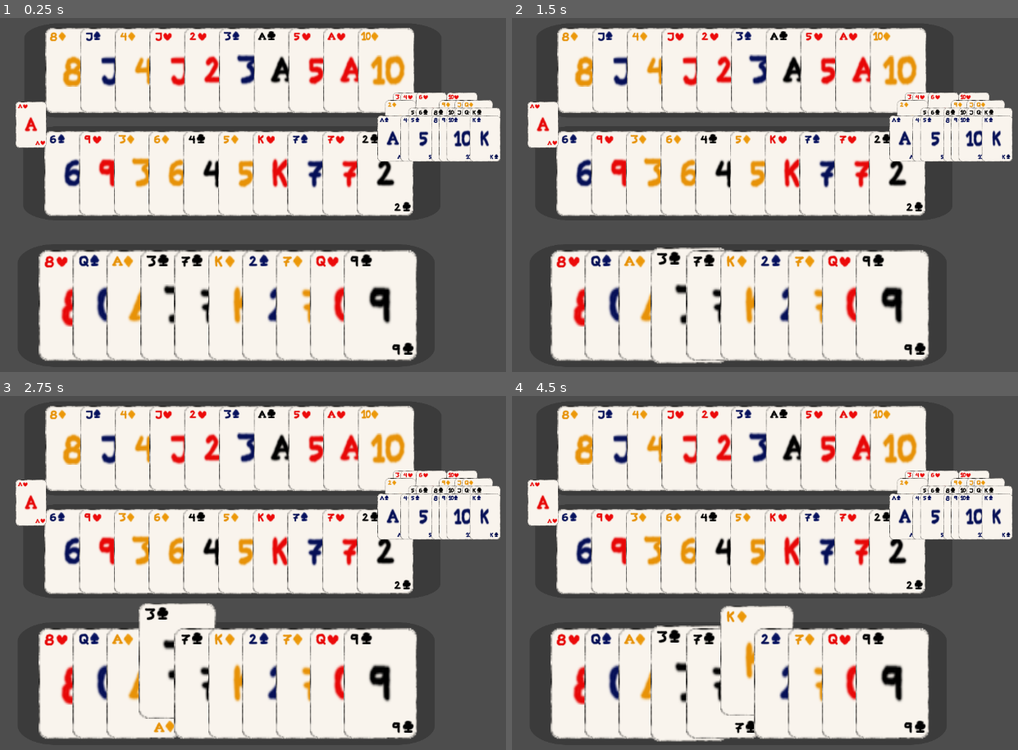
Above: before the commit, frames 1-4 (two rows, left to right).
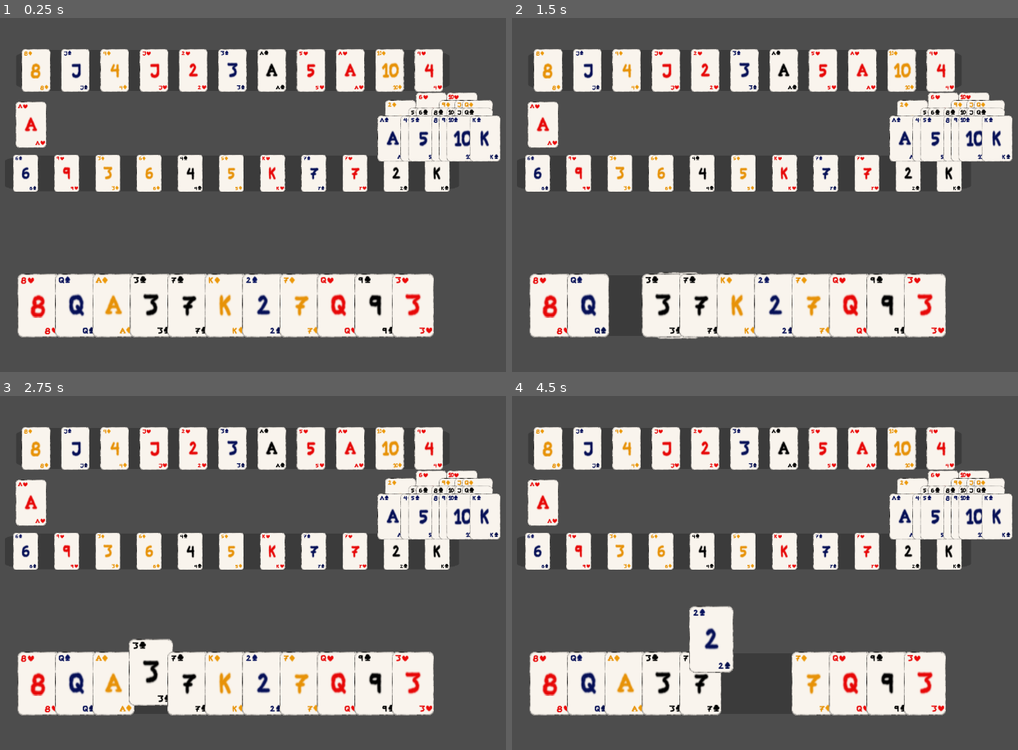
Above: after the commit, the same moments.

Repository: T33py/CardGame
Game: Godot game, scene res://TestScene.tscn
Two runs of this game, one before a commit and one after it. Both use one fixed random seed, a clock stepped at 60 frames per second and the inputs below.
Inputs (mouse positions are in pixels of both pictures, inside the frame that each line leads up to):
- Up to frame 1 (0.25 s): no input
- Up to frame 2 (1.5 s): tap Enter at 0.5 s; drag from (587, 304) to (754, 304) at 0.52 s; drag from (623, 304) to (790, 304) at 1.27 s
- Up to frame 3 (2.75 s): move the mouse to (141, 682) at 2.02 s; click (141, 682) at 2.17 s
- Up to frame 4 (4.5 s): tap Space at 2.75 s; drag from (689, 661) to (856, 682) at 2.77 s; drag from (724, 661) to (891, 682) at 3.52 s; drag from (754, 682) to (618, 551) at 4.27 s

The runs differ from the first frame. In frame 1, 46% of the frame differs, in the area x 2-99%, y 2-97%; in frame 2, 47%; in frame 3, 47%; in frame 4, 48%, in the area x 2-99%, y 2-98%.

Commit message:
Allows dragging cards around

Diff:
--- a/Cards/Card.gd
+++ b/Cards/Card.gd
@@ -40,6 +40,12 @@
 var focus_scale = 1.05
 var scale_before_focused = 1
 
+var may_be_dragged = false
+var user_attempts_to_drag = false
+var end_of_drag_return_position
+var not_click_delay = 0.1
+var not_click_timer = 0
+
 @export var my_suit : Suits = Suits.Hearts
 @export var my_value: Values = Values.Ace
 
@@ -58,6 +64,7 @@
 # Called when the node enters the scene tree for the first time.
 func _ready():
 	print("new card")
+	end_of_drag_return_position = position
 	content = find_child("Content", false)
 	top_left_corner = content.find_child("TopLeftCorner", false)
 	bottom_right_corner = content.find_child("BottomRightCorner", false)
@@ -77,6 +84,11 @@
 func _process(delta):
 	if suit_or_value_changed:
 		redraw()
+
+	if may_be_dragged:
+		not_click_timer += delta
+		if not_click_timer >= not_click_delay:
+			global_position = get_global_mouse_position()
 	pass
 
 func set_suit(suit: Suits):
@@ -123,8 +135,15 @@
 func _on_area_2d_input_event(viewport, event, shape_idx):
 	if event is InputEventMouseButton:
 		if event.button_index == MOUSE_BUTTON_LEFT and event.pressed:
+			print ("Clicked: " + str(self))
 			card_clicked.emit(self)
-			print ("Clicked: " + str(self))
+			# make shure we emit the card_clicked signal to allow the owner of this card to decide whether it should be dragged
+			if not may_be_dragged:
+				end_of_drag_return_position = global_position
+				may_be_dragged = true
+		if event.button_index == MOUSE_BUTTON_LEFT and not event.pressed:
+			end_of_being_dragged()
+			print("released")
 	pass
 
 func change_focused(is_focus: bool):
@@ -139,6 +158,15 @@
 	pass
 
 
+func end_of_being_dragged():
+	if not may_be_dragged:
+		return
+
+	may_be_dragged = false
+	global_position = end_of_drag_return_position
+	not_click_timer = 0
+	pass
+
 func _on_area_2d_mouse_entered():
 	mouse_hovers.emit(self)
 	pass # Replace with function body.
@@ -146,6 +174,7 @@
 
 func _on_area_2d_mouse_exited():
 	mouse_stopped_hovering.emit(self)
+#	end_of_being_dragged()
 	pass # Replace with function body.
 
 func _to_string():
--- a/Cards/CardDisplayArea.gd
+++ b/Cards/CardDisplayArea.gd
@@ -38,16 +38,27 @@
 		return
 
 	var width = texture.get_width()
-	var left_border = position.x - (width / 2) + (width * 0.05)
-	var dist = texture.get_width() - (width * 0.1) - (cards[0].get_width() / 2)
+	var left_border = position.x - (width / 2) # + (width * 0.05)
+	var dist = texture.get_width() # - (width * 0.1) - (cards[0].get_width() / 2)
 	var interval = dist / segments
 
 	for i in range(segments):
 		var card = cards[i]
-		var target_height = texture.get_height() * scale.y * 0.9
+		var target_height = texture.get_height() * scale.y * 1.05
 		var card_height = card.get_height()
 
 		card.scale *= target_height / card_height
 
-		card.position = Vector2(left_border + (card.get_width() / 2) + (interval * i+1), 0)
+#		card.position = Vector2(left_border + (card.get_width() / 2) + (interval * 1.5 * i+1), 0)
+		var adj = 0
+		if i < segments/2:
+			adj = 0.5
+		elif i > segments/2:
+			adj = -0.5
+
+		var offset = left_border + interval * i+1 + interval * 0.5
+		card.position = Vector2(offset, 0)
+
+		print("placing card " + str(i) + ": " + str(card) + " at " + str(offset) + " based on adjustment " + str(adj) + ", interval: " + str(interval))
+
 	pass
--- a/Cards/Hand.gd
+++ b/Cards/Hand.gd
@@ -23,7 +23,7 @@
 func _process(delta):
 	if draw_card:
 		draw_random_card()
-	if len(display_area.cards) < 10:
+	if len(display_area.cards) < 11:
 		draw_card = true
 	pass
 
--- a/TestScene.tscn
+++ b/TestScene.tscn
@@ -8,19 +8,19 @@
 
 [node name="Hand" parent="." node_paths=PackedStringArray("current_deck") instance=ExtResource("2_dh85x")]
 position = Vector2(483, 563)
-scale = Vector2(0.423909, 0.221688)
+scale = Vector2(0.419673, 0.108841)
 current_deck = NodePath("../Deck")
 selected_card_y_offset = 200
 
 [node name="Hand2" parent="." node_paths=PackedStringArray("current_deck") instance=ExtResource("2_dh85x")]
 position = Vector2(494, 305)
-scale = Vector2(0.423909, 0.170633)
+scale = Vector2(0.461628, 0.0643418)
 current_deck = NodePath("../Deck")
 selected_card_y_offset = 200
 
 [node name="Hand3" parent="." node_paths=PackedStringArray("current_deck") instance=ExtResource("2_dh85x")]
 position = Vector2(496, 104)
-scale = Vector2(0.423909, 0.170633)
+scale = Vector2(0.440406, 0.0737587)
 current_deck = NodePath("../Deck")
 selected_card_y_offset = 200
 
